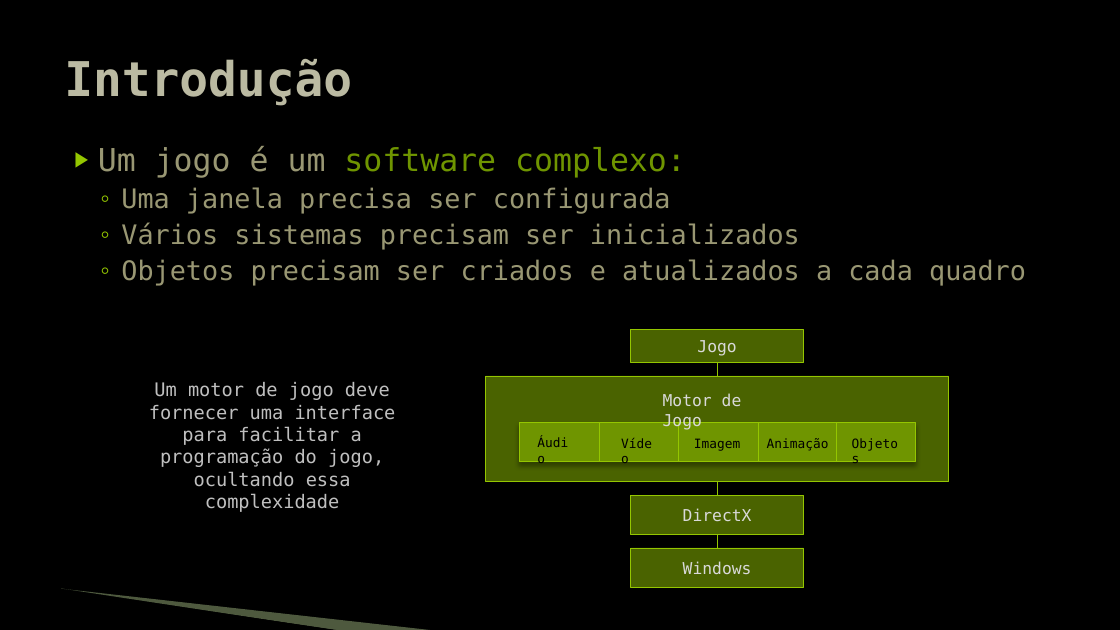
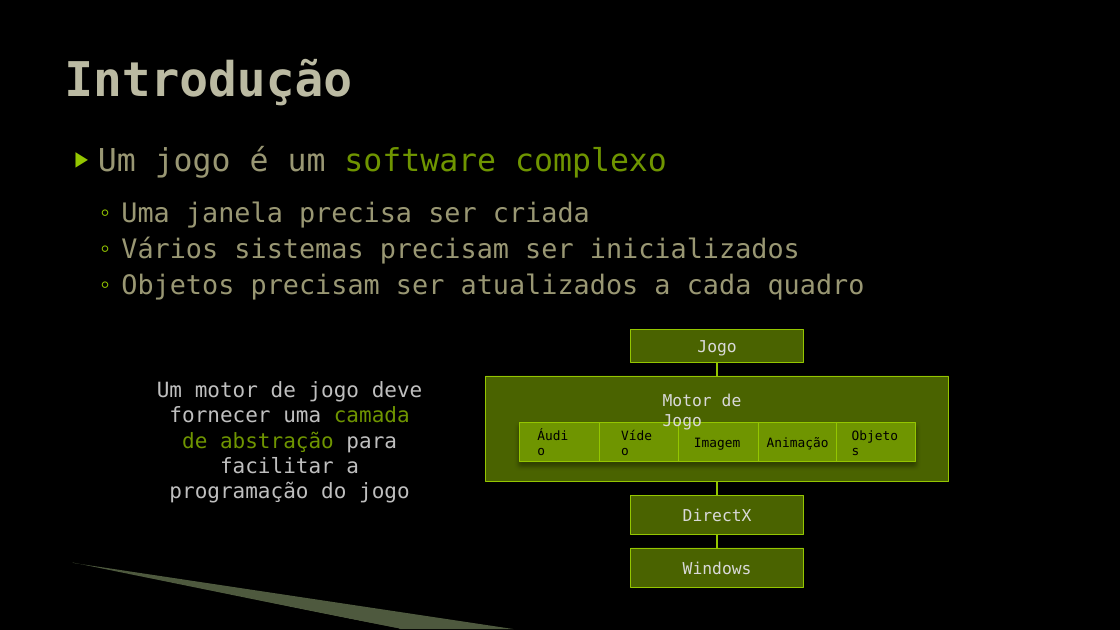
Before and after one commit to JudsonSS/Jogos, a slide deck: slide 2 of Slides/05. Motor de Jogo.pptx. Drawn at 1120x630 pixels with LibreOffice and Linux fonts; fonts in the diff are those of the drawing; background and template pictures are left out. Boxes give left, top, right and bottom in pixels: in the first picture for what was removed or moved away, otherwise in the second. Text is boxed around its words. In the diff, an @@ line names an element or a change of style, - is before the commit and + after.

```diff
--- a/Slides/05. Motor de Jogo.pptx
+++ b/Slides/05. Motor de Jogo.pptx
@@ text at [98,146,667,228]: text changed; size 23 to 27 pt @@
-▶ Um jogo é um software complexo:
-  ◦ Uma janela precisa ser configurada
+▶ Um jogo é um software complexo
+  ◦ Uma janela precisa ser criada
@@ text at [121,273,865,300]: text changed @@
-  ◦ Objetos precisam ser criados e atualizados a cada quadro
+  ◦ Objetos precisam ser atualizados a cada quadro
@@ text at [157,381,423,503]: text changed; size 16 to 18 pt @@
-Um motor de jogo deve fornecer uma interface para facilitar a programação do jogo, ocultando essa complexidade
+Um motor de jogo deve fornecer uma camada de abstração para facilitar a programação do jogo
@@ vertical alignment top to middle in 3 elements at [844,432,909,454], [529,432,583,454], [613,432,665,454] @@
@@ freeform shape: place and size @@
-freeform shape at [60,590,340,630]
+freeform shape at [71,565,400,629]
@@ freeform shape: place and size @@
-freeform shape at [61,589,437,630]
+freeform shape at [73,563,514,629]
```
Also in this commit, not shown: 9 other slides changed, 1 slide added.
